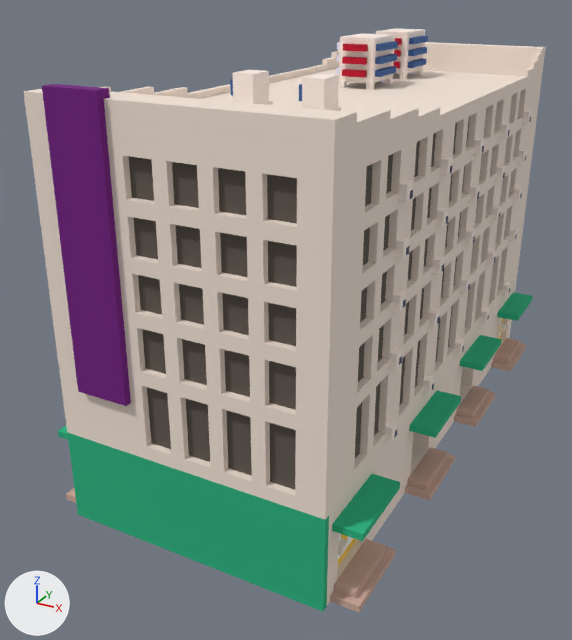
The OBJ model virtual-campus-unity/Assets/Models/MagicaVoxel/start-up-zone-cheng-dao.obj as it was, and as the next commit left it.
The view is the same before and after, from a camera (50 mm lens) standing at (7.75, -6.36, 9.27) and looking at (1.96, 4.16, 4.01). Every picture has the same lights, and +X, +Y and +Z are marked at lower left. Where no turn or scale is listed for an object, it has been applied to the vertices. Vertices at the same position are counted once.

Names of what the first picture shows: 'Untitled'.
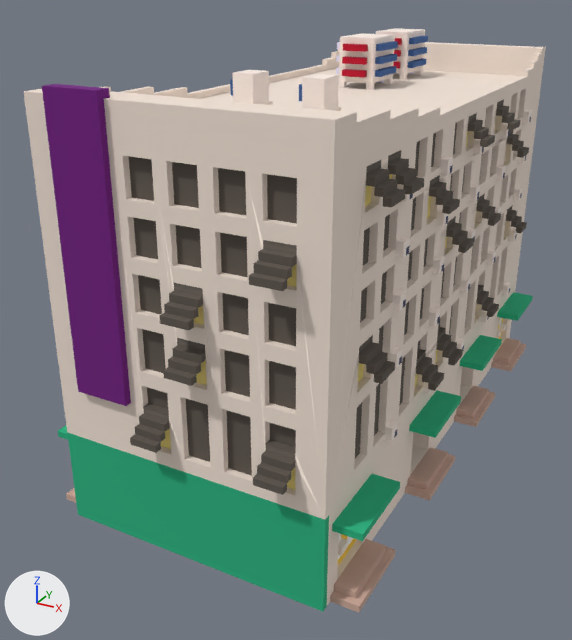
Where the change shows, as pixel boxes (x1, y1, x2, y2) in the pictures (572 x 640 px):
part 1 of me_untitled, built on: before (174, 99, 512, 385); after (104, 99, 529, 519)
part 2 of me_untitled, surface changed: (427, 196, 431, 219) in both

The change, as a diff of the scene's bpy script:
```diff
--- a/virtual-campus-unity/Assets/Models/MagicaVoxel/start-up-zone-cheng-dao.obj.py
+++ b/virtual-campus-unity/Assets/Models/MagicaVoxel/start-up-zone-cheng-dao.obj.py
@@ me_untitled @@
 # used by ob_untitled; location = (0.0, 0.0, 0.0)
-me_untitled.from_pydata(...)  # 2449 vertices, 4926 faces; spans x 0.0..4.9, y 0.4..9.5, z 2.0..8.3
+me_untitled.from_pydata(...)  # 3069 vertices, 6274 faces; spans x 0.0..4.9, y 0.2..9.8, z 2.0..8.3
+# me_untitled part 1: 32 vertices removed from x 0.6..4.4, y 0.6..8.3, z 5.3..7.4; 652 vertices added at x 0.2..4.8, y 0.2..9.8, z 3.6..7.4
+# me_untitled part 2: 12 kept faces spanning x 0.5..4.5, y 3.4..7.7, z 6.2..6.7 get new texture (UV) coordinates
 me_untitled.materials.append(mat_palette)
```
